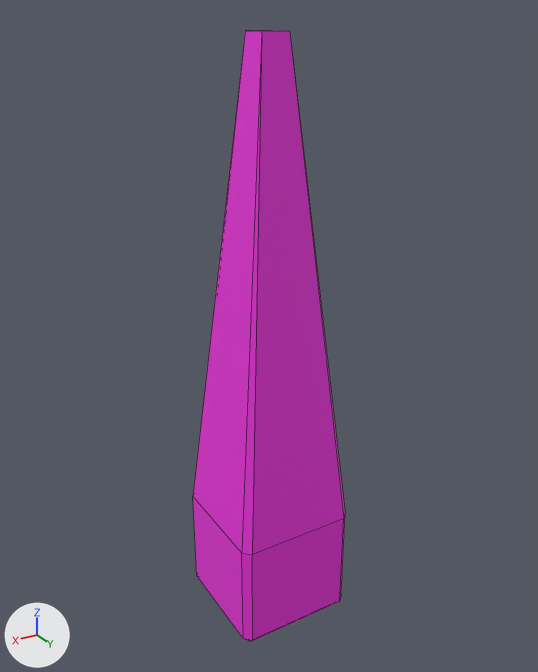
Before and after pictures for a commit that changed the OBJ model res/mesh/obstract/Obstract.obj.
Rendered twice from a 50 mm camera at (2.74, 4.59, 2.82) aimed at (-0.04, -0.04, 0.51). Every picture has the same lights, and +X, +Y and +Z are marked at lower left. Mesh edges are drawn as thin lines. Where no turn or scale is listed for an object, it has been applied to the vertices.

Names of what the first picture shows: 'Obstract_立方体'.
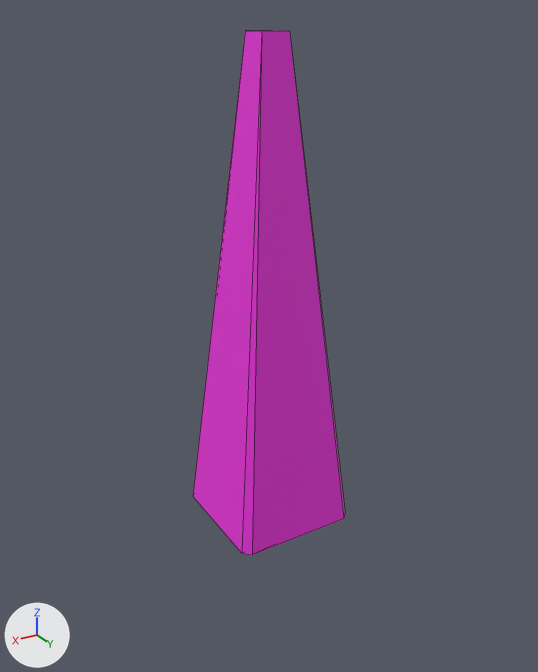
Changed parts and their boxes (x1, y1, x2, y2) in the pictures (538 x 672 px):
'Obstract_立方体', reshaped (14% shorter): before (193, 30, 345, 642); after (193, 30, 345, 555)
part 1 of me_obstract_立方体, cut back (pink): before (193, 497, 345, 642)

Diff of the bpy script that builds the scene:
```diff
--- a/res/mesh/obstract/Obstract.obj.py
+++ b/res/mesh/obstract/Obstract.obj.py
@@ me_obstract_立方体 @@
 # used by ob_obstract_立方体; location = (0.0, 0.0, 0.0)
-me_obstract_立方体.from_pydata(...)  # 24 vertices, 26 faces; spans x -0.5..0.5, y -0.5..0.5, z -1.99..2.73
+me_obstract_立方体.from_pydata(...)  # 12 vertices, 15 faces; spans x -0.5..0.5, y -0.5..0.5, z -1.04..2.73
+# me_obstract_立方体 part 1
+# 12 vertices are removed from x -0.5..0.5, y -0.5..0.5, z -1.99..-1.93
+# 17 faces are deleted
+# 6 new faces join them
 me_obstract_立方体.materials.append(mat_mat)
```
